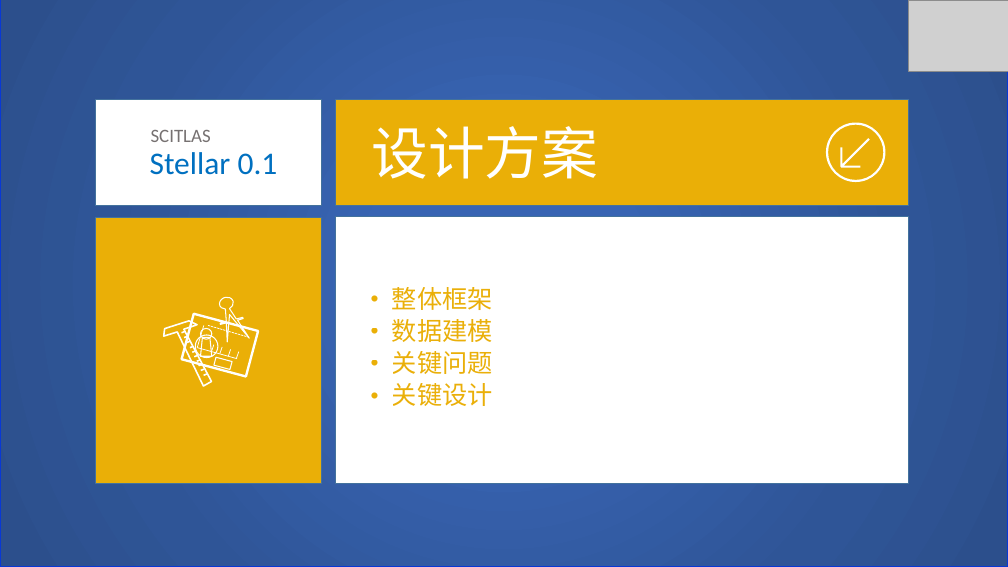
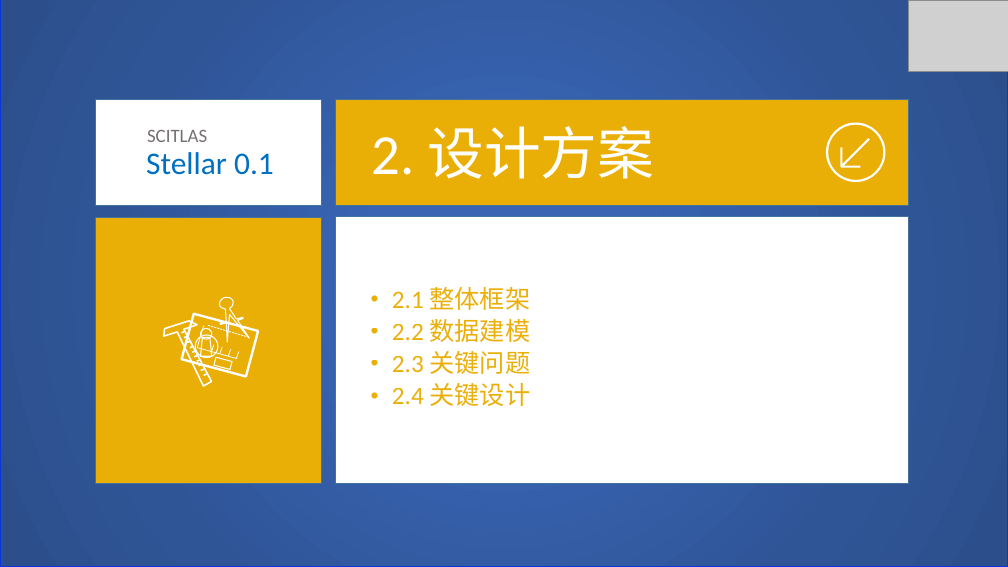
Before and after one commit to SCITLAS/Stellar, a slide deck: slide 9 of Stellar_0.1/documents/design.pptx (slide 8 before the commit). Drawn at 1008x567 pixels with LibreOffice and Linux fonts; fonts in the diff are those of the drawing; grey boxes stand for pictures. Boxes give left, top, right and bottom in pixels: in the first picture for what was removed or moved away, otherwise in the second. Text is boxed around its words. In the diff, an @@ line names an element or a change of style, - is before the commit and + after.

```diff
--- a/Stellar_0.1/documents/design.pptx
+++ b/Stellar_0.1/documents/design.pptx
@@ text "SCITLAS": place and size @@
-text "SCITLAS" at (151, 130, 211, 142)
+text "SCITLAS" at (147, 130, 207, 142)
@@ text "Stellar 0.1": place and size @@
-text "Stellar 0.1" at (150, 152, 278, 175)
+text "Stellar 0.1" at (146, 152, 274, 175)
@@ text at (372, 126, 654, 179): text changed @@
-设计方案
+2. 设计方案
@@ text at (392, 287, 531, 406): text changed @@
-• 整体框架
-• 数据建模
-• 关键问题
-• 关键设计
+• 2.1 整体框架
+• 2.2 数据建模
+• 2.3 关键问题
+• 2.4 关键设计
```
Also in this commit, not shown: 5 other slides changed, 5 slides added, 2 other files.
